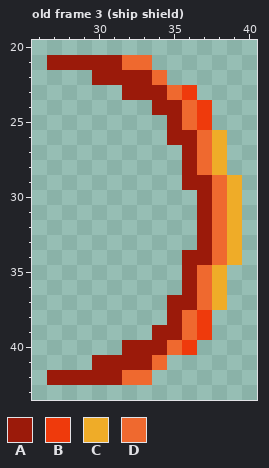
Edited in one commit: pixel-art file (gfx/ships.aseprite). The picture above is the old version.
64x64 pixels, 3 frames. Shown: old frame 3 (ship shield): x 26..40, y 20..43. The commit also changed other frames, which this record leaves out.
Visible layers, top first: "Layer 2", "Layer 1".
Palette (. is transparent): A #9b1a0a  B #ef3a0c  C #efac28  D #ef692f
Pixels before, old frame 3 (ship shield), first column x 27:
21 AAAAADD......
22 ...AAAAD.....
23 .....AAADB...
24 .......AADB..
25 ........ADB..
26 ........AADC.
27 .........ADC.
28 .........ADC.
29 .........AADC
30 ..........ADC
31 ..........ADC
32 ..........ADC
33 ..........ADC
34 .........AADC
35 .........ADC.
36 .........ADC.
37 ........AADC.
38 ........ADB..
39 .......AADB..
40 .....AAADB...
41 ...AAAAD.....
42 AAAAADD......
The result:
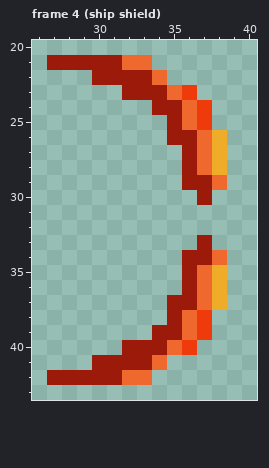
A new or re-ordered frame is compared with the old frame closest to it.
Message: Add animation for shield breaking and a bullet
Change:
frames 3 -> 8
Frame 4 (ship shield) is new; against old frame 3 (ship shield), layer "Layer 1":
The author cleared colour A in rows 31 to 32 at x 37.
The author cleared colour C in rows 29 to 34 at x 39.
The author cleared colour D in rows 30 to 33 at x 38.
